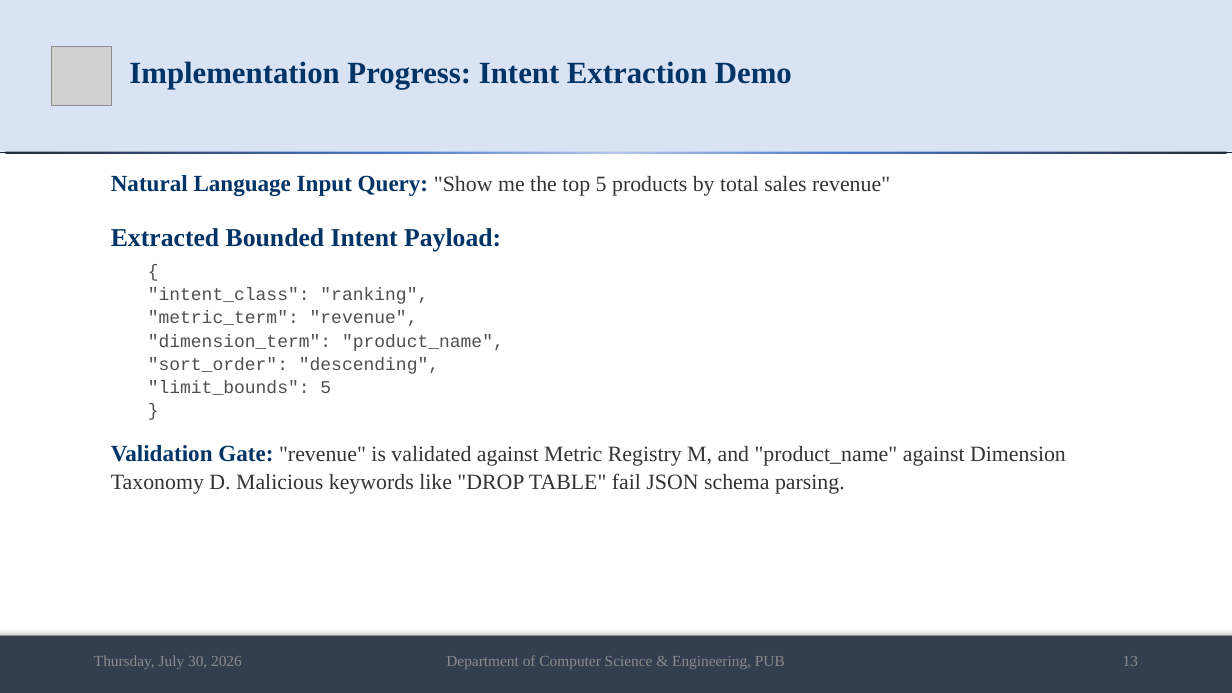
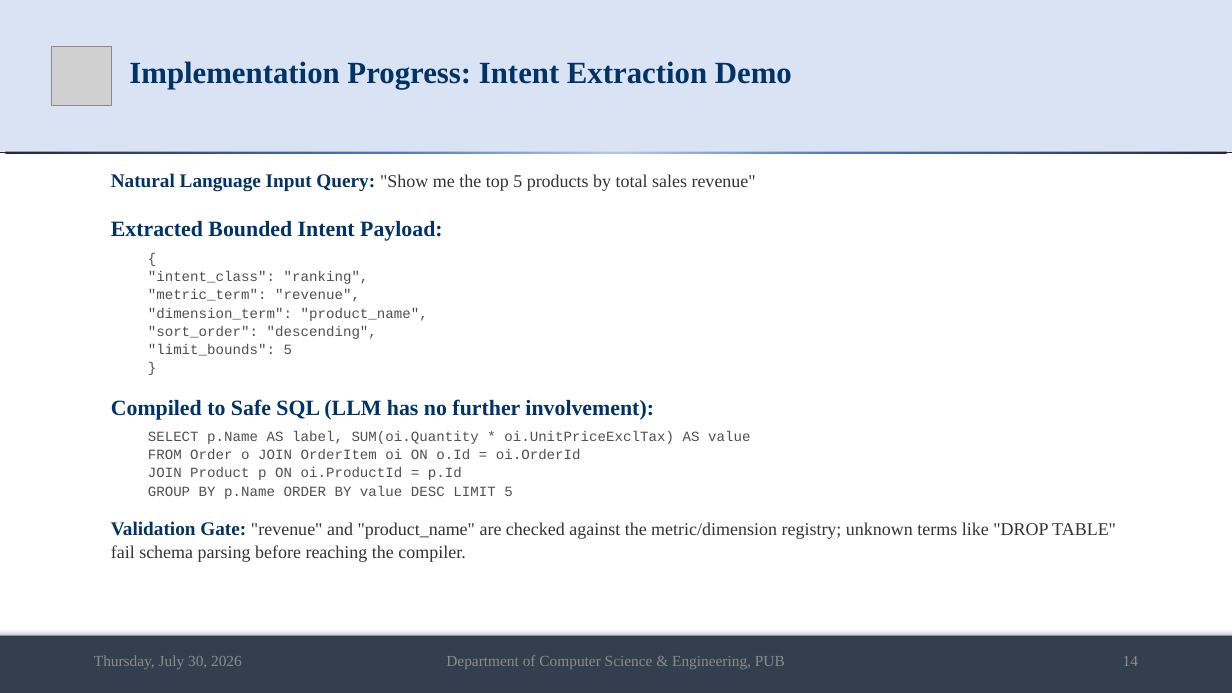
Before and after one commit to md-riaz/AEGIS-Research, a slide deck: slide 14 of docs/scripts/Md_Riaz_Mid_Defense_Final_0322310105101024.pptx (slide 13 before the commit). Drawn at 1232x693 pixels with LibreOffice and Linux fonts; fonts in the diff are those of the drawing; grey boxes stand for pictures. Boxes give left, top, right and bottom in pixels: in the first picture for what was removed or moved away, otherwise in the second. Text is boxed around its words. In the diff, an @@ line names an element or a change of style, - is before the commit and + after.

```diff
--- a/docs/scripts/Md_Riaz_Mid_Defense_Final_0322310105101024.pptx
+++ b/docs/scripts/Md_Riaz_Mid_Defense_Final_0322310105101024.pptx
@@ text at (x1=111, y1=173, x2=756, y2=356): size 18 to 15 pt in "Natural Language Input Query:"; size 17 to 14 pt in ""Show me the top 5 products by ..."; size 20 to 17 pt in "Extracted Bounded Intent Payload:"; size 14 to 11 pt in "{", ""intent_class": "ranking",", ""metric_term": "revenue",", ""dimension_term": "product_name"," and 3 more places @@
@@ text at (x1=111, y1=399, x2=1116, y2=562): text changed; size 17 to 11 pt; text colour #333333 to #505050 @@
-Validation Gate: "revenue" is validated against Metric Registry M, and "product_name" against Dimension Taxonomy D. Malicious keywords like "DROP TABLE" fail JSON schema parsing.
+Compiled to Safe SQL (LLM has no further involvement):
+SELECT p.Name AS label, SUM(oi.Quantity * oi.UnitPriceExclTax) AS value
+FROM Order o JOIN OrderItem oi ON o.Id = oi.OrderId
+JOIN Product p ON oi.ProductId = p.Id
+GROUP BY p.Name ORDER BY value DESC LIMIT 5
+Validation Gate: "revenue" and "product_name" are checked against the metric/dimension registry; unknown terms like "DROP TABLE" fail schema parsing before reaching the compiler.
@@ text at (x1=1123, y1=656, x2=1138, y2=666): text changed @@
-13
+14
```
Also in this commit, not shown: 7 other slides changed, 1 slide added, 10 other files.
